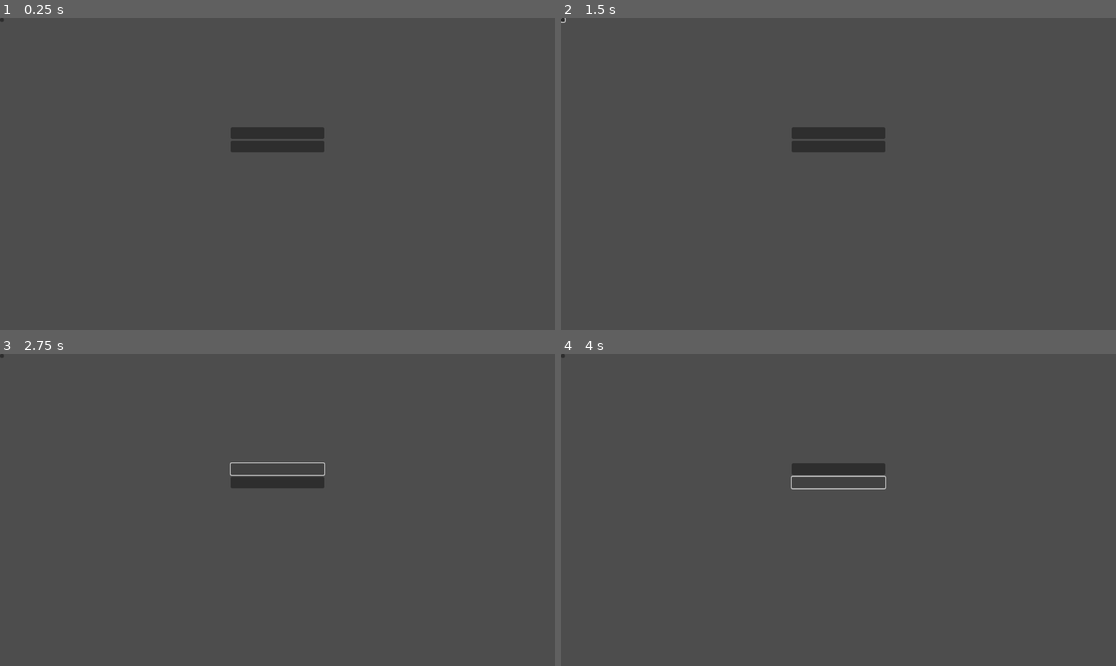
Above: before the commit, frames 1-4 (two rows, left to right).
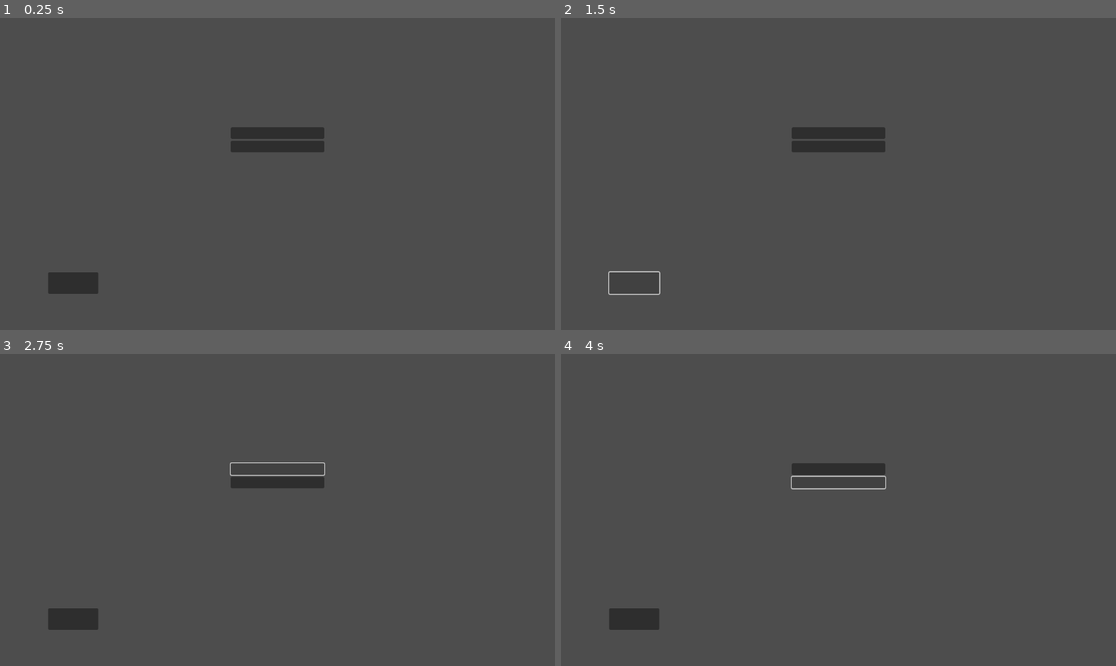
Above: after the commit, the same moments.

Repository: 6thAce/NorthernLights
Game: Godot game, scene res://Touch_Control.tscn
Same seed, same stepped clock (60 frames per second), same inputs: the game is played once before the commit and once after it. This scene is started directly instead of the project's main scene.
Inputs (mouse positions are in pixels of both pictures, inside the frame that each line leads up to):
- Up to frame 1 (0.25 s): no input
- Up to frame 2 (1.5 s): click (561, 21) at 0.52 s; click (633, 283) at 1.27 s
- Up to frame 3 (2.75 s): click (277, 469) at 2 s
- Up to frame 4 (4 s): click (838, 481) at 2.75 s; tap Enter (ui_accept) at 3.5, 3.77 s; hold Right (ui_right) from 3.53 s (still down)

The runs differ from the first frame. In frame 1, 0.6% of the frame differs, in the area x 0-18%, y 0-89%; in frame 2, 0.1%; in frame 3, 0.6%; in frame 4, 0.6%.

Commit message:
Update Touch_Control.tscn

Diff:
--- a/Touch_Control.tscn
+++ b/Touch_Control.tscn
@@ -23,6 +23,11 @@
 custom_minimum_size = Vector2(12, 24)
 layout_mode = 2
 
-[node name="Jump" type="Button" parent="."]
-offset_right = 8.0
-offset_bottom = 8.0
+[node name="jump" type="Button" parent="."]
+anchors_preset = -1
+anchor_right = 0.61300004
+anchor_bottom = 0.5
+offset_left = 100.0
+offset_top = 528.0
+offset_right = -502.17603
+offset_bottom = 249.0
